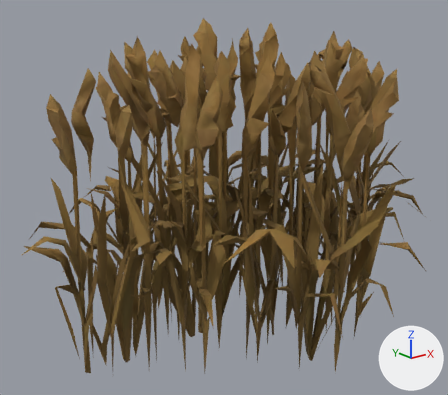
The glTF model export/plant_wheat_pshenitsa_idle.glb: old version first, new version second.
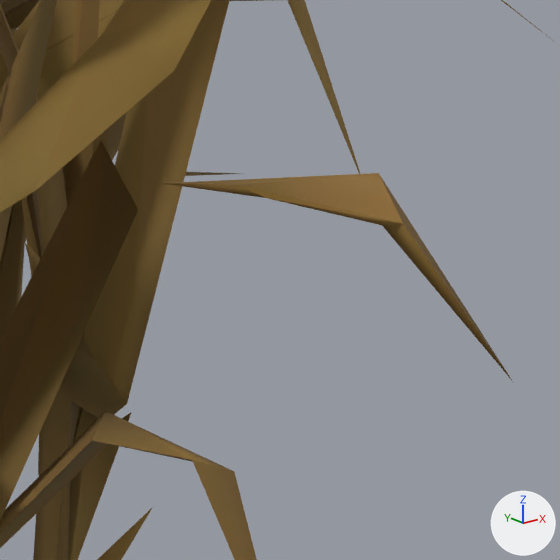
Each version appears first whole from a 50 mm camera at (-1.002, -1.145, 0.81) aimed at (-0.064, 0.028, 0.341), and next in a close-up on the part from 78% to 97% of the width and 55% to 76% of the height. Lighting does not change. The marker at lower right points along +X, +Y and +Z. The older version's two pictures come first. Vertices at exactly the same position are counted once.

The first close-up shows 'tripo_node_c70e98b6-40dd-4bd7-8338-47c6777a7e48'.
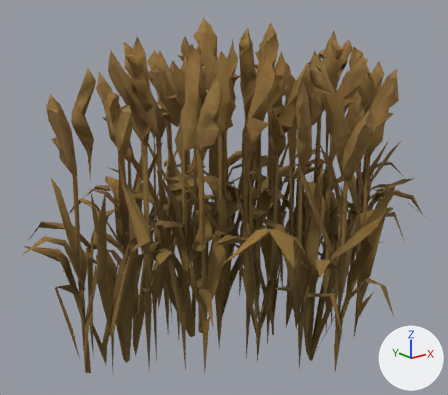
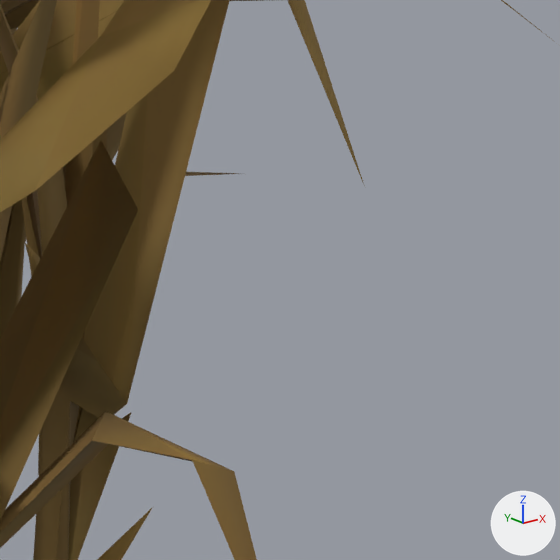
What differs and where, as boxes (x1, y1, x2, y2) in the close-ups (560 x 560 px):
```json
{"part": 1, "of": "me_tripo_mesh_c70e98b6_40dd_4bd7_8338_47c6777a7e48", "change": "deleted", "before": [162, 173, 514, 383]}
```

The change, as JSON lines over the scene's bpy script:
```json
{"block": "me_tripo_mesh_c70e98b6_40dd_4bd7_8338_47c6777a7e48", "where": "# used by ob_tripo_node_c70e98b6_40dd_4bd7_8338_47c6777a7e48; location = (0.0, 0.0, 0.0)"}
{"op": "remove", "block": "me_tripo_mesh_c70e98b6_40dd_4bd7_8338_47c6777a7e48", "code": "me_tripo_mesh_c70e98b6_40dd_4bd7_8338_47c6777a7e48.from_pydata(...)  # 3771 vertices, 7836 faces; spans x -0.596..0.581, y -0.484..0.488, z -0.001..0.775"}
{"op": "add", "block": "me_tripo_mesh_c70e98b6_40dd_4bd7_8338_47c6777a7e48", "code": "me_tripo_mesh_c70e98b6_40dd_4bd7_8338_47c6777a7e48.from_pydata(...)  # 3764 vertices, 7826 faces; spans x -0.596..0.581, y -0.446..0.488, z -0.001..0.775"}
{"block": "me_tripo_mesh_c70e98b6_40dd_4bd7_8338_47c6777a7e48", "change": "me_tripo_mesh_c70e98b6_40dd_4bd7_8338_47c6777a7e48 part 1: the loose piece of 7 vertices spanning x 0.009..0.066, y -0.484..-0.387, z 0.276..0.335 is deleted"}
```
